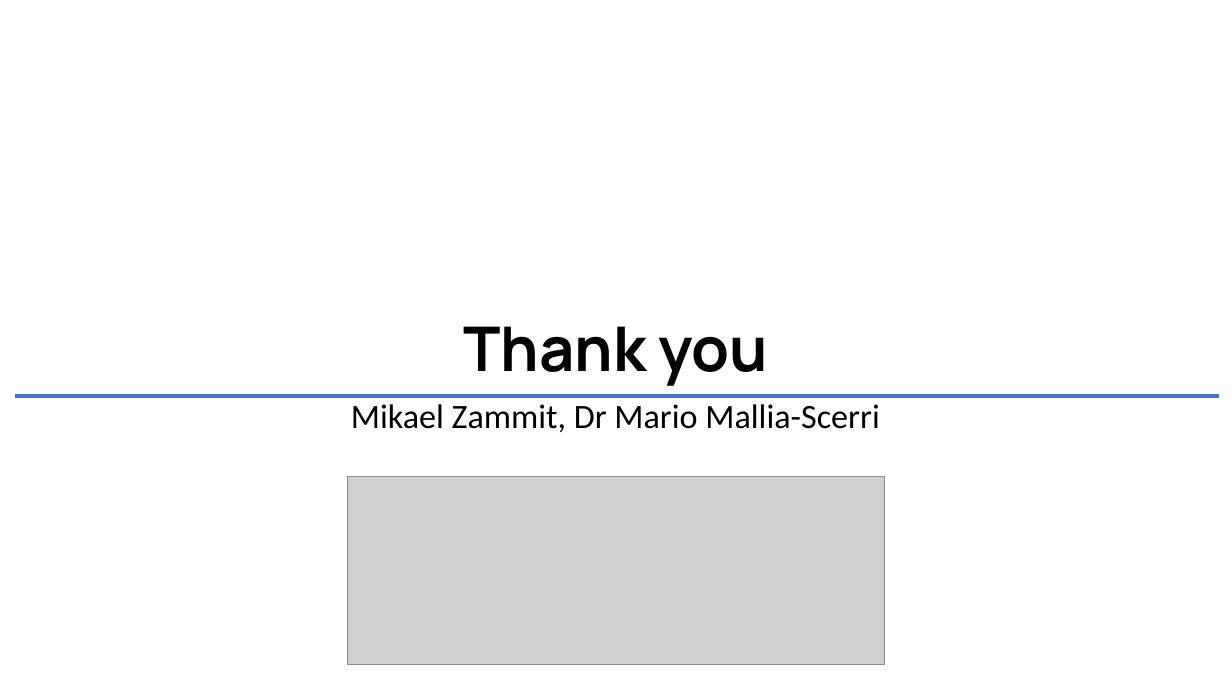
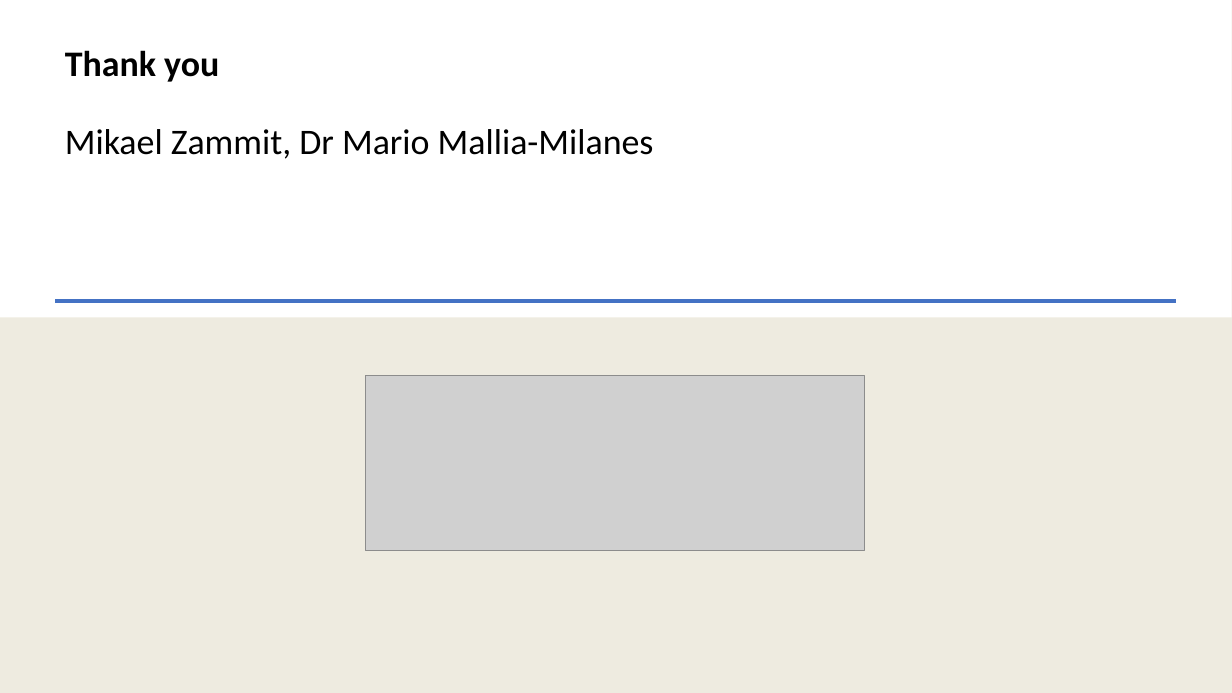
Before and after one commit to mikaelmcast/MikaelZammitResearchDesignII, a slide deck: slide 15 of Mikael_Zammit_MSD6.2B_Viva_Presentation.pptx. Drawn at 1232x693 pixels with LibreOffice and Linux fonts; fonts in the diff are those of the drawing; grey boxes stand for pictures. Boxes give left, top, right and bottom in pixels: in the first picture for what was removed or moved away, otherwise in the second. Text is boxed around its words. In the diff, an @@ line names an element or a change of style, - is before the commit and + after.

```diff
--- a/Mikael_Zammit_MSD6.2B_Viva_Presentation.pptx
+++ b/Mikael_Zammit_MSD6.2B_Viva_Presentation.pptx
@@ rectangle added at [0, 0, 1232, 693], fill #F2F2F2 @@
@@ rectangle added at [0, 0, 1232, 693], fill #BF9000 at 7% opacity @@
@@ rectangle added at [0, 0, 1232, 318], fill #FFFFFF @@
@@ title at [65, 50, 654, 159]: text changed; size 26.7 to 28 pt @@
-Thank you
-Mikael Zammit, Dr Mario Mallia-Scerri
+Thank you
+Mikael Zammit, Dr Mario Mallia-Milanes
@@ line moved from (15, 396) - (1219, 396) to (55, 300) - (1177, 300) @@
@@ picture: place and size @@
-picture at [348, 477, 884, 665]
+picture at [365, 376, 865, 551]
```
Also in this commit, not shown: 5 other slides changed.
